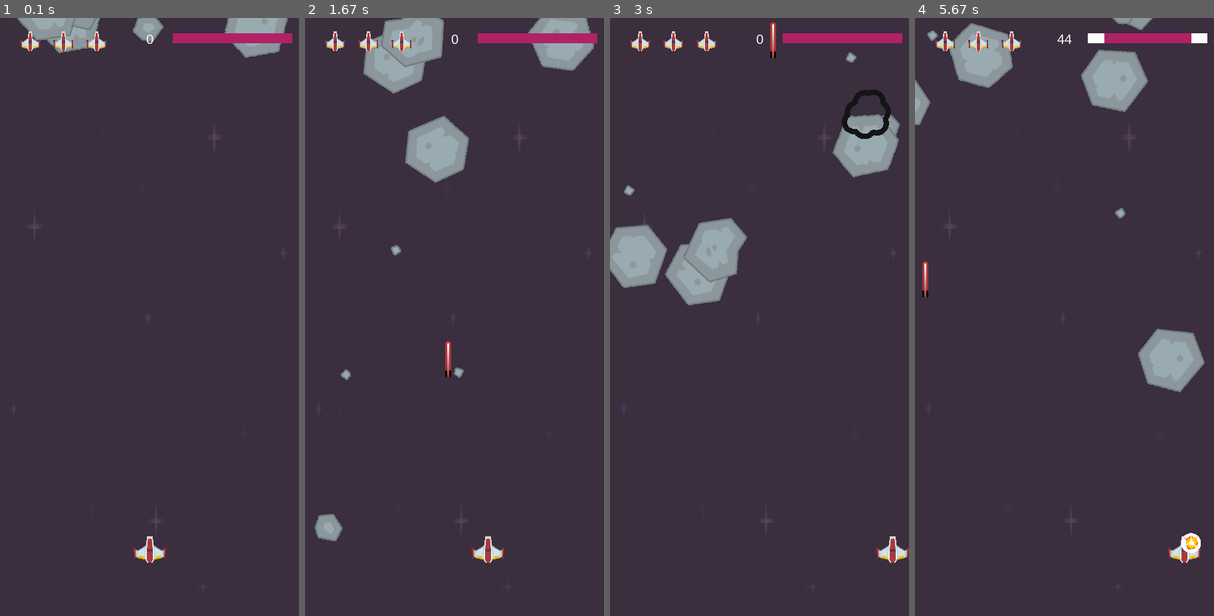
Above: before the commit, frames 1-4 (left to right).
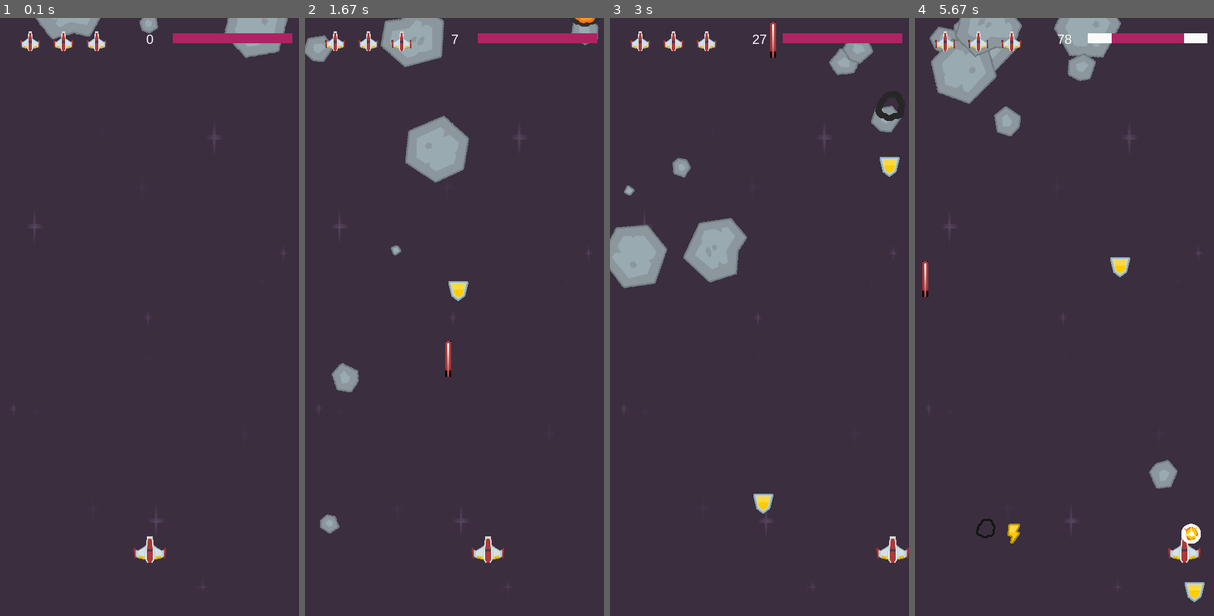
Above: after the commit, the same moments.

Repository: portfolio-AB/pygame
Game: pygame game, started from game/main.py
Same seed, same stepped clock (60 frames per second), same inputs: the game is played once before the commit and once after it.
Inputs:
- Up to frame 1 (0.1 s): no input
- Up to frame 2 (1.67 s): tap Space at 0.33, 0.73, 1.03, 1.23, 1.53 s; hold Right 0.67-1.13 s; hold Right 1.17-1.63 s
- Up to frame 3 (3 s): hold Left 1.67-2.2 s; tap Space at 1.73, 2.03, 2.3, 2.6, 2.73 s; hold Left 2.23-2.63 s; hold Right from 2.67 s (still down)
- Up to frame 4 (5.67 s): tap Space at 3.03, 3.4, 3.7, 3.9, 4.2, 4.4, 4.7, 4.9, 5.2, 5.47 s; release Right at 3.3 s; hold Left 3.33-3.8 s; hold Right 3.83-4.3 s; hold Right 4.33-4.8 s; hold Left 4.83-5.37 s; hold Left from 5.4 s (still down)

The runs differ from the first frame. In frame 1, 0.7% of the frame differs, in the area x 5-55%, y 0-6%; in frame 2, 3.2%; in frame 3, 3.8%; in frame 4, 8.1%, in the area x 0-97%, y 0-98%.

Commit message:
health boost

Diff:
--- /dev/null
+++ b/game/boost.py
@@ -0,0 +1,32 @@
+import pygame
+from os import path
+import random
+from random import randrange
+
+HEIGHT = 900
+WIDTH = 450
+BLACK = (0, 0, 0)
+
+pygame.init()
+screen = pygame.display.set_mode((WIDTH, HEIGHT))
+
+img_dir = path.join(path.dirname(__file__), "img")
+boost_img = {"shield": pygame.image.load(path.join(img_dir, "shield_gold.png")).convert(),
+             "bolt": pygame.image.load(path.join(img_dir, "bolt_gold.png")).convert()}
+
+
+class Boost(pygame.sprite.Sprite):
+    def __init__(self, centre):
+        pygame.sprite.Sprite.__init__(self)
+        self.type = random.choice(['shield', 'bolt'])
+        self.image = boost_img[self.type]
+        self.image.set_colorkey(BLACK)
+        self.rect = self.image.get_rect()
+        self.rect.center = centre
+        self.speed_y = 4
+
+    def update(self):
+        self.rect.y += self.speed_y
+
+        if self.rect.top > HEIGHT:
+            self.kill()
--- a/game/explosion.py
+++ b/game/explosion.py
@@ -36,13 +36,15 @@
                 self.rect.center = centre
 
 
-explosion_anim = {"lrg": [], "small": []}
+explosion_anim = {"lrg": [], "med": [], "small": []}
 for i in range(9):
     file_name = "regularExplosion0{}.png".format(i)
     image = pygame.image.load(path.join(exp_dir, file_name)).convert()
     image.set_colorkey(BLACK)
     img_lrg = pygame.transform.scale(image, (75, 75))
     explosion_anim["lrg"].append(img_lrg)
+    img_med = pygame.transform.scale(image, (45, 45))
+    explosion_anim["med"].append(img_med)
     img_small = pygame.transform.scale(image, (30, 30))
     explosion_anim["small"].append(img_small)
 
--- a/game/main.py
+++ b/game/main.py
@@ -1,3 +1,4 @@
+import random
 from os import path
 
 import pygame
@@ -6,6 +7,7 @@
 from mob import Mob
 from player import Player, player_img
 from projectile import Projectile
+from boost import Boost
 
 FPS = 60
 HEIGHT = 900
@@ -60,9 +62,15 @@
 
 
 def draw_shield_bar(surf, x, y, pct):
+    extra = 0
+    full = pct
     if pct < 0:
         pct = 0
-    bar_fullness = (pct / 100) * BAR_LENGTH
+        full = 0
+    elif pct > 100:
+        full = 100
+        extra = pct - 100
+    bar_fullness = (full / 100) * BAR_LENGTH
     outline_rect = pygame.Rect(x, y, BAR_LENGTH, BAR_HEIGHT)
     fill_rect = pygame.Rect(x, y, bar_fullness, BAR_HEIGHT)
 
@@ -70,8 +78,7 @@
     outline_rect.center = (x, y)
 
     pygame.draw.rect(surf, WHITE, outline_rect)
-    pygame.draw.rect(surf, (175, 35, 100), fill_rect)
-
+    pygame.draw.rect(surf, (175 - extra, 35 + (2*extra), 100 + extra), fill_rect)
 
 def draw_lives(surf, x, y, lives, img):
     for i in range(lives):
@@ -97,6 +104,7 @@
 pygame.mixer.music.play(-1)
 
 sprites = pygame.sprite.Group()
+boosts = pygame.sprite.Group()
 mobs = pygame.sprite.Group()
 projectiles = pygame.sprite.Group()
 player = Player()
@@ -110,7 +118,7 @@
     clock.tick(FPS)
 
     for event in pygame.event.get():
-        if event.type == pygame.QUIT or score >= 150:
+        if event.type == pygame.QUIT or score >= 1500:
             running = False
         if event.type == pygame.KEYDOWN:
             if event.key == pygame.K_LEFT:
@@ -123,6 +131,16 @@
     sprites.update()
     mobs.update()
     projectiles.update()
+
+    boost_gain = pygame.sprite.spritecollide(player, boosts, True, pygame.sprite.collide_circle)
+    for b in boost_gain:
+        if b.type == "bolt":
+            pass
+        if b.type == "shield":
+            if player.lives == 3 and player.sheild_health <= 100:
+                player.sheild_health += 100
+            elif player.lives < 3:
+                player.lives += 1
 
     hits = pygame.sprite.spritecollide(player, mobs, True, pygame.sprite.collide_circle)
     for hit in hits:
@@ -141,13 +159,15 @@
 
         new_mob()
 
-    group_hits = pygame.sprite.groupcollide(mobs, projectiles, False , True)
+    group_hits = pygame.sprite.groupcollide(mobs, projectiles, False, True)
     for i in group_hits:
+        hit_num = random.randint(1,1)
         size = "small"
 
         if i.radius <= 10:
             tiny_target_snd.play()
         elif 10 < i.radius <= 20:
+            size = "med"
             small_target_snd.play()
         else:
             size = "lrg"
@@ -157,6 +177,10 @@
             i.kill()
             new_mob()
             score += i.radius
+            if hit_num == 1:
+                boost = Boost(i.rect.center)
+                boosts.add(boost)
+                sprites.add(boost)
 
         explosion = Explosion(i.rect.center, size)
         sprites.add(explosion)
--- a/game/mob.py
+++ b/game/mob.py
@@ -13,15 +13,19 @@
 img_dir = path.join(path.dirname(__file__), "img")
 
 meteor_images_l = []
-meteor_images_ms = []
+meteor_images_m = []
+meteor_images_s = []
 meteor_list_l = ["meteorGrey_big1.png", "meteorGrey_big4.png"]
-meteor_list_ms = ["meteorGrey_small1.png", "meteorGrey_med2.png", "meteorGrey_med2.png", "meteorGrey_tiny2.png"]
-asteroids = [meteor_images_l, meteor_images_ms]
+meteor_list_m = ["meteorGrey_med2.png", "meteorGrey_med2.png"]
+meteor_list_s = ["meteorGrey_small1.png", "meteorGrey_tiny2.png"]
+asteroids = [meteor_images_l, meteor_images_m, meteor_images_s ]
 
 for i in meteor_list_l:
     meteor_images_l.append(pygame.image.load(path.join(img_dir, i)).convert())
-for i in meteor_list_ms:
-    meteor_images_ms.append(pygame.image.load(path.join(img_dir, i)).convert())
+for i in meteor_list_m:
+    meteor_images_m.append(pygame.image.load(path.join(img_dir, i)).convert())
+for i in meteor_list_s:
+    meteor_images_s.append(pygame.image.load(path.join(img_dir, i)).convert())
 
 
 class Mob(pygame.sprite.Sprite):
@@ -37,13 +41,18 @@
         self.radius = int(0.9 * self.rect.width / 2)
         self.rect.x = randrange(WIDTH - self.rect.width)
         self.rect.y = randrange(-100, -30)
-        self.health = 75
         if self.random_size == meteor_images_l:
             self.speed_y = randrange(1, 3)
             self.speed_x = randrange(-1, 1)
+            self.health = 75
+        elif self.random_size == meteor_images_m:
+            self.speed_y = randrange(1, 4)
+            self.speed_x = randrange(-1, 1)
+            self.health = 50
         else:
             self.speed_y = randrange(2, 5)
             self.speed_x = randrange(-1, 1)
+            self.health = 25
         self.rot = 0
         self.rot_speed = randrange(-5, 5)
         self.last_update = pygame.time.get_ticks()
--- a/game/player.py
+++ b/game/player.py
@@ -28,6 +28,7 @@
         self.hide_timer = pygame.time.get_ticks()
         self.lives = 3
         self.last_shot = pygame.time.get_ticks()
+        self.boosted = False
 
     def hide(self):
         self.hidden = True
--- a/game/projectile.py
+++ b/game/projectile.py
@@ -23,6 +23,7 @@
         self.speed_y = -15
         self.rect.bottom = y
         self.rect.centerx = x
+        self.boosted = False
 
     def update(self):
         self.rect.y += self.speed_y
Binary file added: game/img/bolt_gold.png
Binary file added: game/img/shield_gold.png
